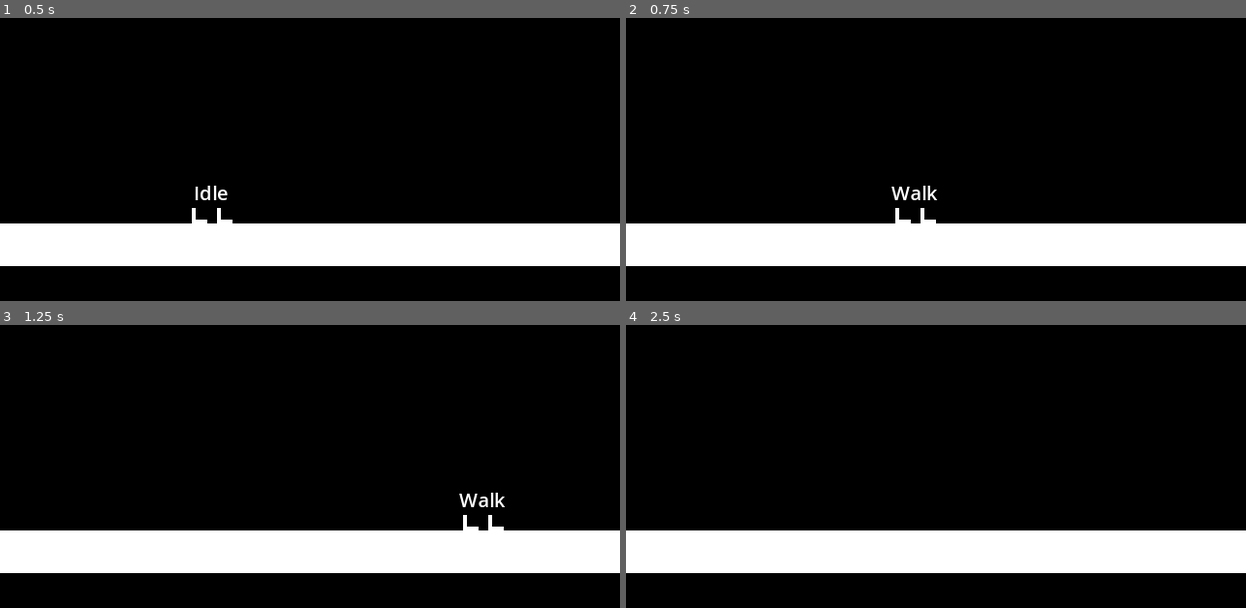
Above: before the commit, frames 1-4 (two rows, left to right).
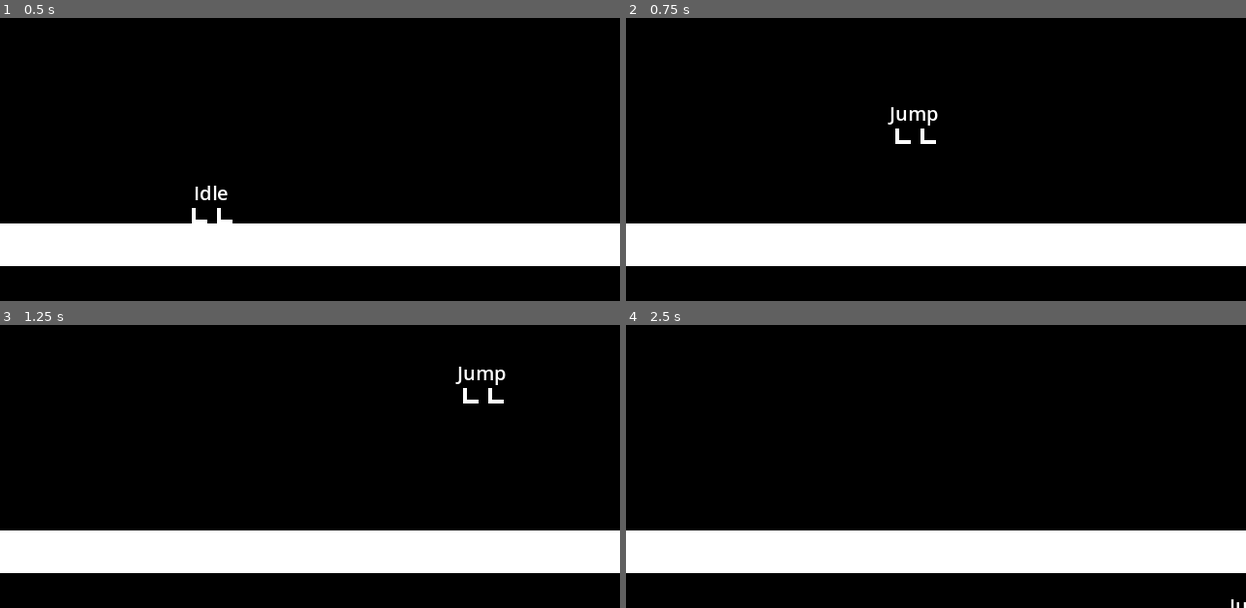
Above: after the commit, the same moments.

Repository: EricElMagenta/TowerSquared
Game: Godot game, scene res://world/world_test.tscn
Same seed, same stepped clock (60 frames per second), same inputs: the game is played once before the commit and once after it.
Inputs:
- Up to frame 1 (0.5 s): no input
- Up to frame 2 (0.75 s): hold D (right) from 0.53 s (still down); tap Space (jump, bound only after the commit) at 0.6 s
- Up to frame 3 (1.25 s): keep holding D (right); tap Space (jump, bound only after the commit) at 0.77, 1.07 s
- Up to frame 4 (2.5 s): tap Space (jump, bound only after the commit) at 1.35, 1.52, 1.82, 2.1 s; tap Enter at 2 s; release D (right) at 2.03 s; hold A (left) from 2.03 s (still down)

Frame 1 is identical in both runs. In frame 2, 0.6% of the frame differs, in the area x 42-51%, y 31-73%; in frame 3, 0.6%; in frame 4, less than 0.1%.

Commit message:
Agregado state jump e implementada la funcionalidad

Diff:
--- a/entities/player/player.gd
+++ b/entities/player/player.gd
@@ -23,3 +23,6 @@
 	if not is_on_floor(): velocity += get_gravity() * delta
 	velocity = Vector2(input_vector[0] * SPEED, velocity.y)
 	move_and_slide()
+
+func jump():
+		velocity.y = JUMP_VELOCITY
--- a/entities/player/player.tscn
+++ b/entities/player/player.tscn
@@ -1,10 +1,11 @@
-[gd_scene load_steps=8 format=3 uid="uid://bdegyg4ku5dn8"]
+[gd_scene load_steps=9 format=3 uid="uid://bdegyg4ku5dn8"]
 
 [ext_resource type="Script" path="res://entities/player/player.gd" id="1_42w66"]
 [ext_resource type="Texture2D" uid="uid://vxad7muhni6t" path="res://assets/player/feet_1.png" id="2_4ahwc"]
 [ext_resource type="Script" path="res://states/state_machine.gd" id="3_3l04b"]
 [ext_resource type="Script" path="res://states/idle.gd" id="4_50gyb"]
 [ext_resource type="Script" path="res://states/walk.gd" id="5_63qnm"]
+[ext_resource type="Script" path="res://states/jump.gd" id="6_udnbo"]
 
 [sub_resource type="SpriteFrames" id="SpriteFrames_8phsy"]
 animations = [{
@@ -51,3 +52,6 @@
 
 [node name="Walk" type="Node" parent="StateMachine"]
 script = ExtResource("5_63qnm")
+
+[node name="Jump" type="Node" parent="StateMachine"]
+script = ExtResource("6_udnbo")
--- a/project.godot
+++ b/project.godot
@@ -50,6 +50,11 @@
 "events": [Object(InputEventKey,"resource_local_to_scene":false,"resource_name":"","device":-1,"window_id":0,"alt_press …(191 unchanged characters)…
 ]
 }
+jump={
+"deadzone": 0.5,
+"events": [Object(InputEventKey,"resource_local_to_scene":false,"resource_name":"","device":0,"window_id":0,"alt_pressed":false,"shift_pressed":false,"ctrl_pressed":false,"meta_pressed":false,"pressed":false,"keycode":0,"physical_keycode":32,"key_label":0,"unicode":0,"location":0,"echo":false,"script":null)
+]
+}
 
 [rendering]
 
--- a/states/idle.gd
+++ b/states/idle.gd
@@ -5,10 +5,17 @@
 	pass
 
 func Physics_Update(delta: float):
+	# Obtener los inputs para moverse
 	var vector = parent.get_input_vector()
 	parent.move(delta)
+
+	# Cambiar de estado al caminar
 	if vector != Vector2.ZERO:
 		state_transition.emit(self, "walk")
 
+	# Cambiar de estado al saltar
+	if parent.is_on_floor() && Input.is_action_just_pressed("jump"):
+		state_transition.emit(self, "jump")
+
 func Exit():
 	pass
--- /dev/null
+++ b/states/jump.gd
@@ -0,0 +1,17 @@
+extends State
+class_name Jump
+
+func Enter():
+	# Saltar al iniciar el estado
+	parent.jump()
+
+func Physics_Update(delta: float):
+	# Obtener los inputs para moverse
+	var vector = parent.get_input_vector()
+	parent.move(delta)
+
+
+	if parent.is_on_floor(): state_transition.emit(self, "Idle")
+
+func Exit():
+	pass
--- a/states/walk.gd
+++ b/states/walk.gd
@@ -5,10 +5,18 @@
 	pass
 
 func Physics_Update(delta: float):
+	# Obtener los inputs para moverse
 	var vector = parent.get_input_vector()
 	parent.move(delta)
+
+	# Cambiar estado al detenerse
 	if vector == Vector2.ZERO:
 		state_transition.emit(self, "Idle")
 
+	# Cambiar de estado al saltar
+	if parent.is_on_floor() && Input.is_action_just_pressed("jump"):
+		parent.jump()
+		state_transition.emit(self, "jump")
+
 func Exit():
 	pass
